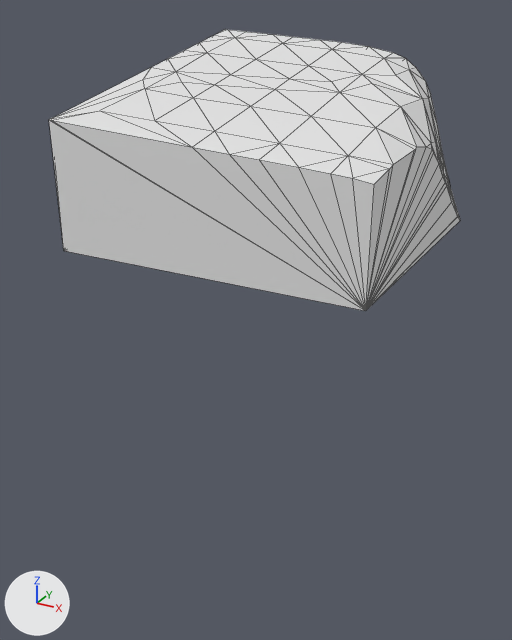
The glTF model assets/terrain/surface_pieces/surf_41_5.glb, before and after one commit.
Both versions are drawn from a 50 mm lens placed at (102.75, 72.14, -6.53), pointed at (97.28, 82.1, -11.51). The axes (+X, +Y, +Z) are drawn at lower left. The lights are the same throughout. The older version comes first. Mesh edges are drawn as thin lines. Where no turn or scale is listed for an object, it has been applied to the vertices.

In view in the first picture: 'geometry_0'.
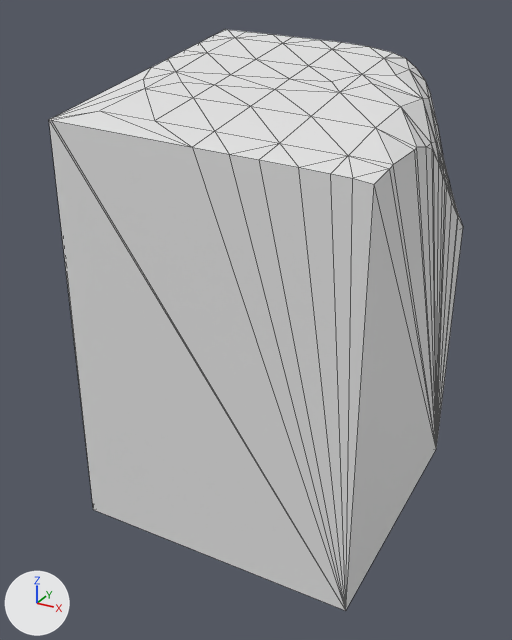
What the commit changed:
me_geometry_0 is used by ob_geometry_0; location (0.0, 0.0, 0.0).
me_geometry_0 had 95 vertices, 186 faces and spanned x 95.0..100.0, y 80.0..85.0, z -10.0..-6.9.
me_geometry_0 now has 95 vertices, 186 faces and spans x 95.0..100.0, y 80.0..85.0, z -15.0..-6.9.
Part 1, on me_geometry_0:
6 vertices are removed from x 95.0..100.0, y 80.0..85.0, z -10.0.
59 faces are deleted.
6 vertices are added at (95.0, 85.0, -15.0), (95.0, 80.0, -15.0), (100.0, 85.0, -15.0), (100.0, 80.0, -15.0), (99.91, 85.0, -10.01), (100.0, 85.0, -10.19).
59 new faces join them.

What differs and where, as boxes [x1, y1, x2, y2] in the pictures (512 x 640 px; the box of a moved part takes in the faces that stretch with it):
'geometry_0', reshaped (106% taller)
    before: [49, 29, 460, 311]
    after: [49, 29, 463, 611]
part 1 of me_geometry_0, moved or reshaped
    before: [49, 120, 460, 311]
    after: [49, 120, 463, 611]
